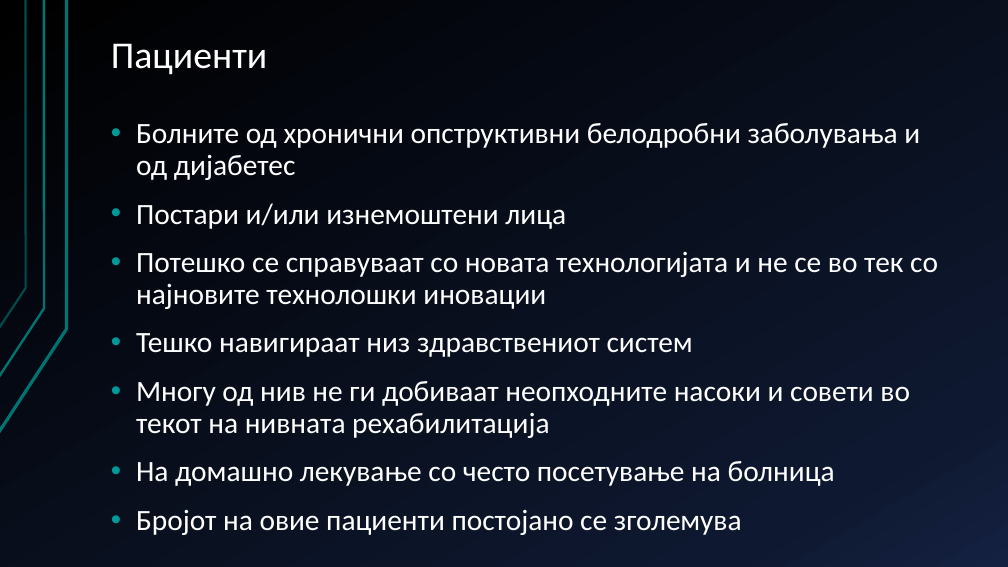
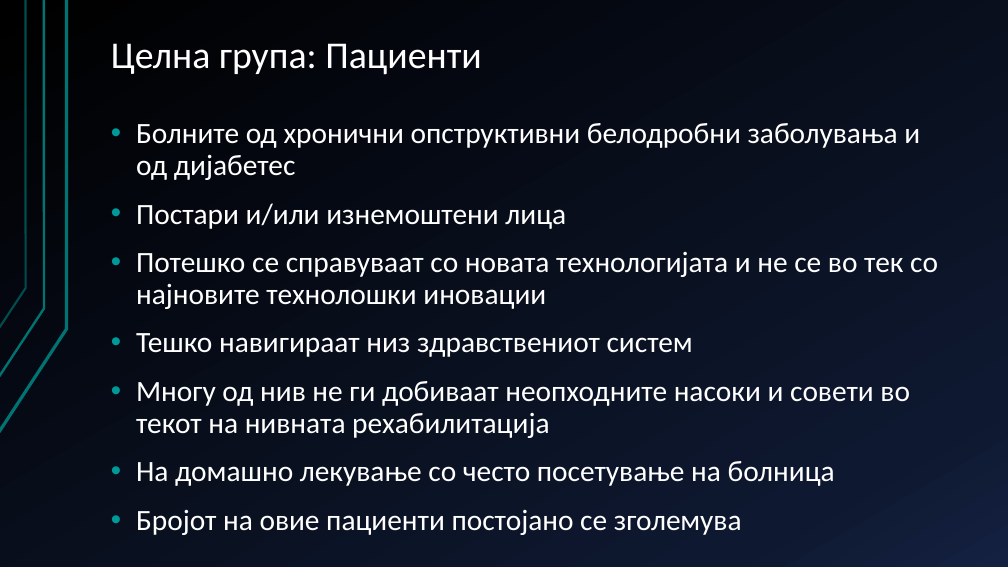
Before and after one commit to AlenDosev/Master, a slide deck: slide 14 of Master.pptx (slide 15 before the commit). Drawn at 1008x567 pixels with LibreOffice and Linux fonts; fonts in the diff are those of the drawing. Boxes give left, top, right and bottom in pixels: in the first picture for what was removed or moved away, otherwise in the second. Text is boxed around its words. In the diff, an @@ line names an element or a change of style, - is before the commit and + after.

```diff
--- a/Master.pptx
+++ b/Master.pptx
@@ title at <box>111,43,481,75</box>: text changed @@
-Пациенти
+Целнa групa: Пациенти
```
Also in this commit, not shown: 4 other slides changed, 3 slides added, 2 slides removed.
